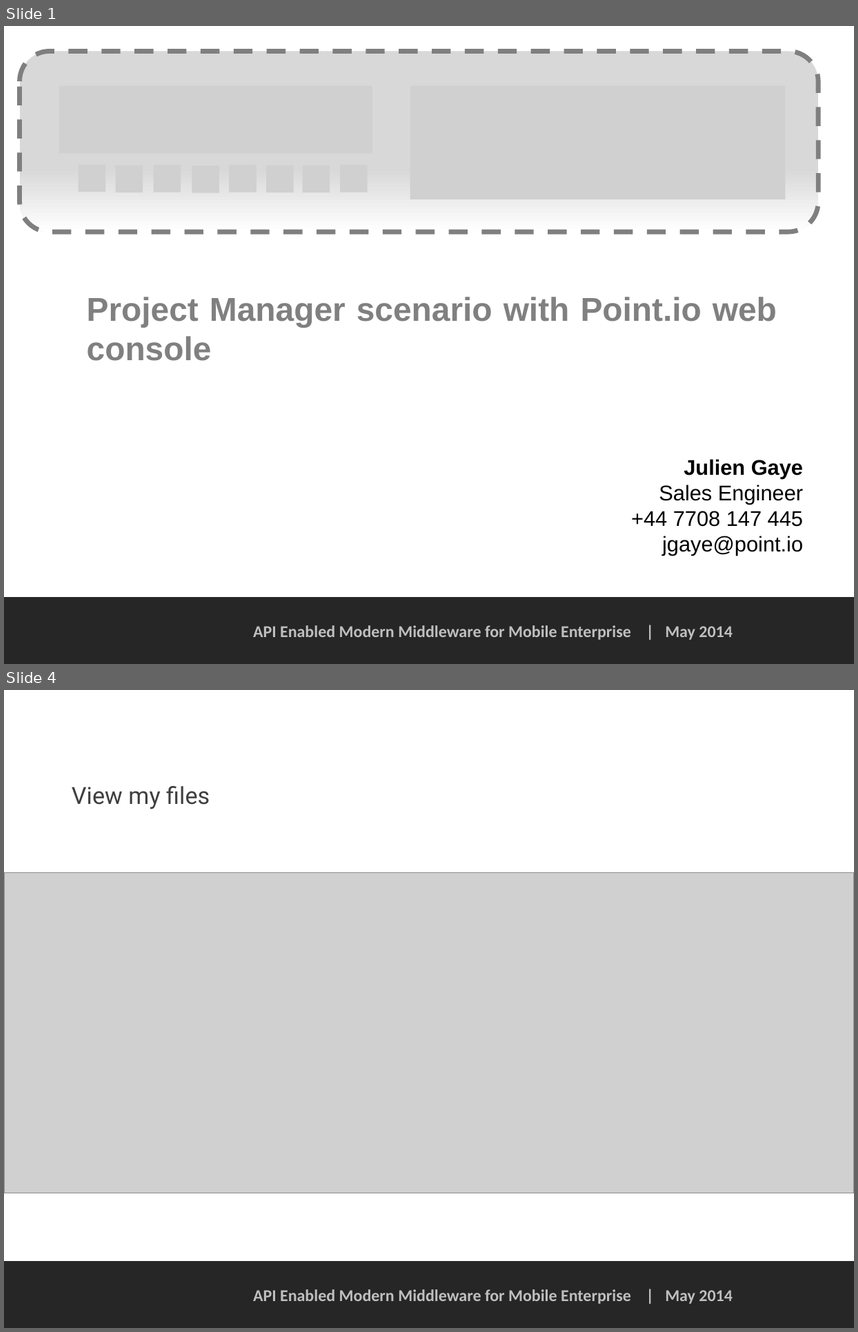
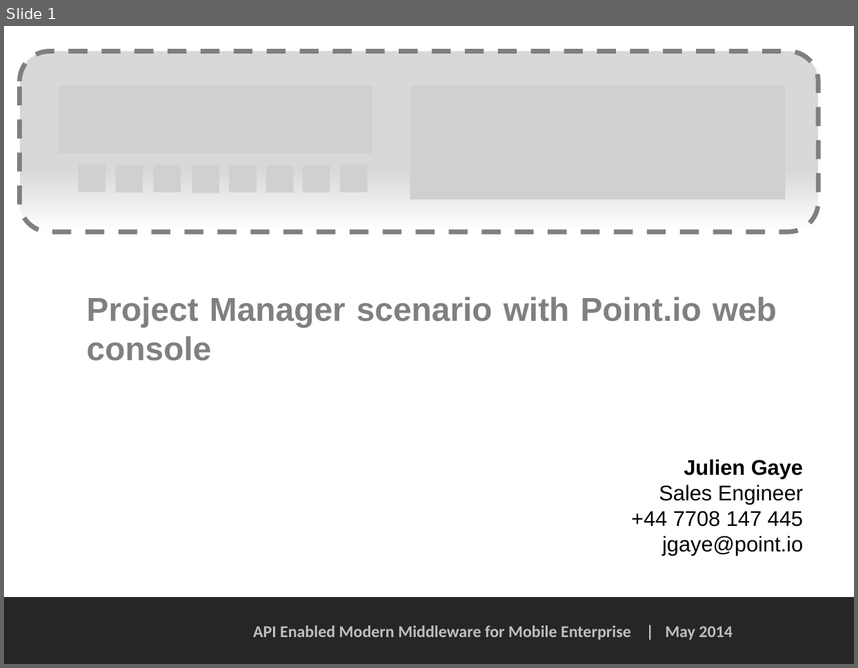
Before and after one commit to PointIO/Documentation, a slide deck: web console doc/Project Manager scenario - web console.pptx. Shown one above the other, each under a label of ours: slides 1 and 4 before the commit, slide 1 after it; the slides between them are not shown. The pictures are 858x1332 and 858x668 pixels, drawn with LibreOffice and Linux fonts; fonts in the diff are those of the drawing; grey boxes stand for pictures; background and template pictures are left out. Boxes give left, top, right and bottom in pixels: in the first picture for what was removed or moved away, otherwise in the second. Text is boxed around its words. In the diff, an @@ line names an element or a change of style, - is before the commit and + after.

```diff
--- a/web console doc/Project Manager scenario - web console.pptx
+++ b/web console doc/Project Manager scenario - web console.pptx
@@ slide 4 removed at box(4, 690, 854, 1328), background #FFFFFF; not listed: 2 template elements that a slide beside it also shows @@
@@ title removed at box(72, 786, 210, 809) @@
-View my files
@@ picture removed at box(4, 873, 854, 1193) @@
```
Also in this commit, not shown: 1 slide changed, 15 slides added, 15 other slides removed, 1 other file.
